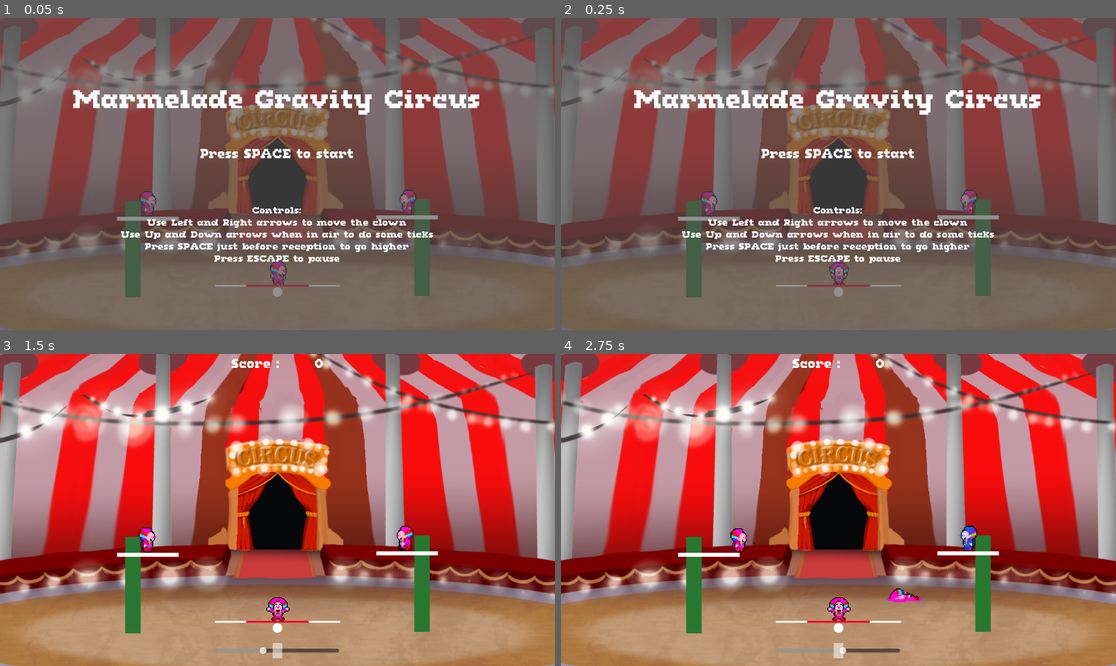
Above: before the commit, frames 1-4 (two rows, left to right).
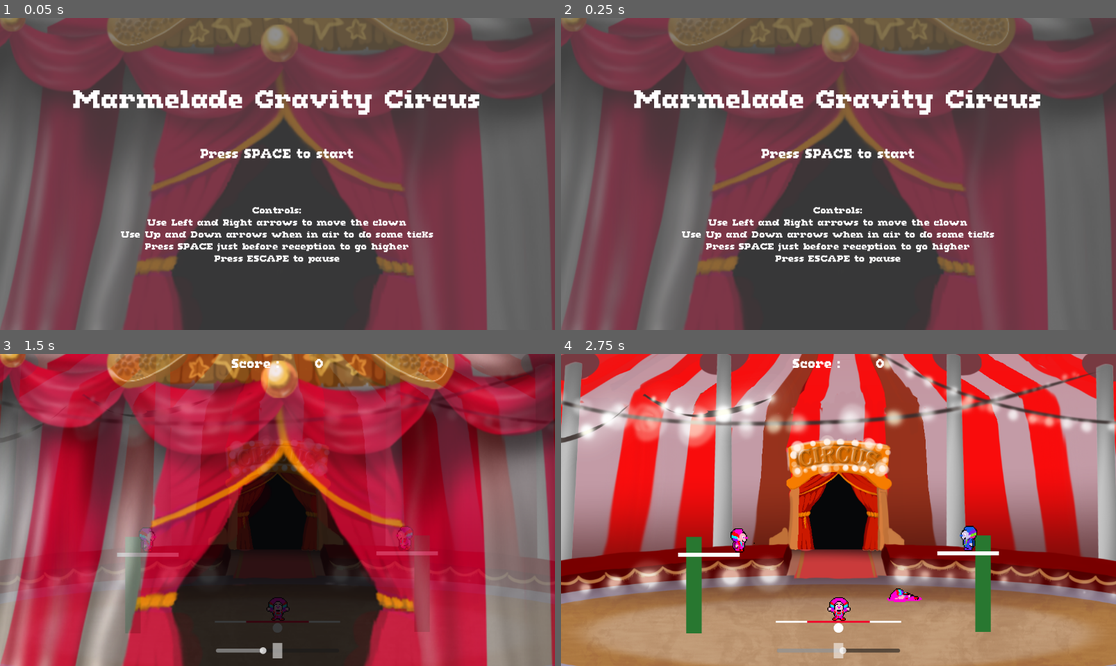
Above: after the commit, the same moments.

Repository: JonqsGames/CircusMarmelade
Game: Godot game, scene res://game.tscn
The game is run twice, just before and just after one commit, with the same random seed, the same clock (stepped at 60 frames per second) and the same inputs.
Inputs:
- Up to frame 1 (0.05 s): no input
- Up to frame 2 (0.25 s): no input
- Up to frame 3 (1.5 s): tap Space (action) at 0.5, 0.6, 1.25 s; hold Right (right) 0.53-1.28 s; hold Left (left) from 1.28 s (still down); tap Down (rotate_negative) at 1.35 s
- Up to frame 4 (2.75 s): release Left (left) at 2.03 s; hold Right (right) from 2.03 s (still down); hold Up (rotate_positive) from 2.03 s (still down)

The runs differ from the first frame. In frame 1, 74% of the frame differs, in the area x 0-100%, y 0-100%; in frame 2, 74%; in frame 3, 96%; in frame 4, nothing differs.

Commit message:
Fix last man standing and basic menu

Diff:
--- a/entities/Character.gd
+++ b/entities/Character.gd
@@ -208,17 +208,18 @@
 			self.rotation = lerp_angle(self.rotation,0.0,delta * 1.5)
 			self.global_position = plank.to_global(relative_stick_position)
 		Status.PILED, Status.HOLDING:
-			if abs(self.rotation) > PI * 0.04:
-				tilt_speed -= sign(self.rotation) * delta * 0.8
-			else:
-				tilt_speed += (randf() - 0.5) * delta * 0.4
-				tilt_speed *= 0.999
-			self.rotate(tilt_speed * delta)
-			self.rotation = lerp_angle(self.rotation,0.0,delta * 1.0)
-			if abs(self.rotation) > PI * 0.05:
-				if self.get_parent() is Character:
-					self.get_parent().status = Status.PILED
-				self.status = Status.FALLING
+			if self.get_parent() is Character:
+				if abs(self.rotation) > PI * 0.04:
+					tilt_speed -= sign(self.rotation) * delta * 0.8
+				else:
+					tilt_speed += (randf() - 0.5) * delta * 0.4
+					tilt_speed *= 0.999
+				self.rotate(tilt_speed * delta)
+				self.rotation = lerp_angle(self.rotation,0.0,delta * 1.0)
+				if abs(self.rotation) > PI * 0.05:
+					if self.get_parent() is Character:
+						self.get_parent().status = Status.PILED
+					self.status = Status.FALLING
 
 func die():
 	self.queue_free()
--- a/game.tscn
+++ b/game.tscn
@@ -8,6 +8,7 @@
 [ext_resource type="Script" path="res://EarthBackground.gd" id="2_ng5vw"]
 [ext_resource type="PackedScene" uid="uid://bkfqlew2irmva" path="res://entities/spawner.tscn" id="3_ysj0m"]
 [ext_resource type="Script" path="res://DebugContainer.gd" id="4_2q6mj"]
+[ext_resource type="Texture2D" uid="uid://bafi5n4u80hp5" path="res://img/chapitoZ1.png" id="4_yget8"]
 [ext_resource type="Script" path="res://BounceBar.gd" id="6_fxx7k"]
 [ext_resource type="Script" path="res://ScoreContainer.gd" id="7_8p4h6"]
 
@@ -246,9 +247,41 @@
 }]
 }
 
+[sub_resource type="Animation" id="Animation_ips70"]
+resource_name = "start_game"
+tracks/0/type = "value"
+tracks/0/imported = false
+tracks/0/enabled = true
+tracks/0/path = NodePath("WorldBackground/CircusCover:modulate")
+tracks/0/interp = 1
+tracks/0/loop_wrap = true
+tracks/0/keys = {
+"times": PackedFloat32Array(0, 1),
+"transitions": PackedFloat32Array(1, 1),
+"update": 0,
+"values": [Color(1, 1, 1, 1), Color(1, 1, 1, 0)]
+}
+
+[sub_resource type="Animation" id="Animation_wos04"]
+length = 0.001
+tracks/0/type = "value"
+tracks/0/imported = false
+tracks/0/enabled = true
+tracks/0/path = NodePath("WorldBackground/CircusCover:modulate")
+tracks/0/interp = 1
+tracks/0/loop_wrap = true
+tracks/0/keys = {
+"times": PackedFloat32Array(0),
+"transitions": PackedFloat32Array(1),
+"update": 0,
+"values": [Color(1, 1, 1, 1)]
+}
+
 [sub_resource type="AnimationLibrary" id="AnimationLibrary_1kqmh"]
 _data = {
-"Intro": SubResource("Animation_qgvm7")
+"Intro": SubResource("Animation_qgvm7"),
+"RESET": SubResource("Animation_wos04"),
+"start_game": SubResource("Animation_ips70")
 }
 
 [node name="Game" type="Node2D"]
@@ -269,6 +302,12 @@
 [node name="CircusOpen" type="Sprite2D" parent="WorldBackground"]
 position = Vector2(48, -478)
 texture = ExtResource("1_2ohbs")
+
+[node name="CircusCover" type="Sprite2D" parent="WorldBackground"]
+top_level = true
+position = Vector2(38.5, -466.25)
+scale = Vector2(1.97, 2.039)
+texture = ExtResource("4_yget8")
 
 [node name="CharacterBase" parent="." instance=ExtResource("1_2vaq0")]
 position = Vector2(0, -24)
--- a/globals/game_manager.gd
+++ b/globals/game_manager.gd
@@ -8,14 +8,19 @@
 
 var status = Status.INTRO:
 	set(value):
-		status = value
-		match status:
-			Status.GAME:
-				$/root/Game/GameUI.visible = true
-				$/root/Game/MenuLayer.visible = false
-			Status.PAUSE:
-				$/root/Game/GameUI.visible = false
-				$/root/Game/MenuLayer.visible = true
+		if status != value:
+			match status:
+				Status.GAME:
+					$/root/Game/AnimationPlayer.play_backwards("start_game")
+			status = value
+			match status:
+				Status.GAME:
+					$/root/Game/AnimationPlayer.play("start_game")
+					$/root/Game/GameUI.visible = true
+					$/root/Game/MenuLayer.visible = false
+				Status.PAUSE:
+					$/root/Game/GameUI.visible = false
+					$/root/Game/MenuLayer.visible = true
 
 # Called when the node enters the scene tree for the first time.
 func _ready():
Not shown, changed: export_presets.cfg
Not shown: 1 places in game.tscn that only renumber resources
Binary file added: img/chapitoZ1.png
Not shown, added: img/chapitoZ1.png.import
Not shown, changed: docs/index.html
Not shown, changed: docs/index.js
Not shown, changed: docs/index.pck
Not shown, changed: docs/index.wasm
